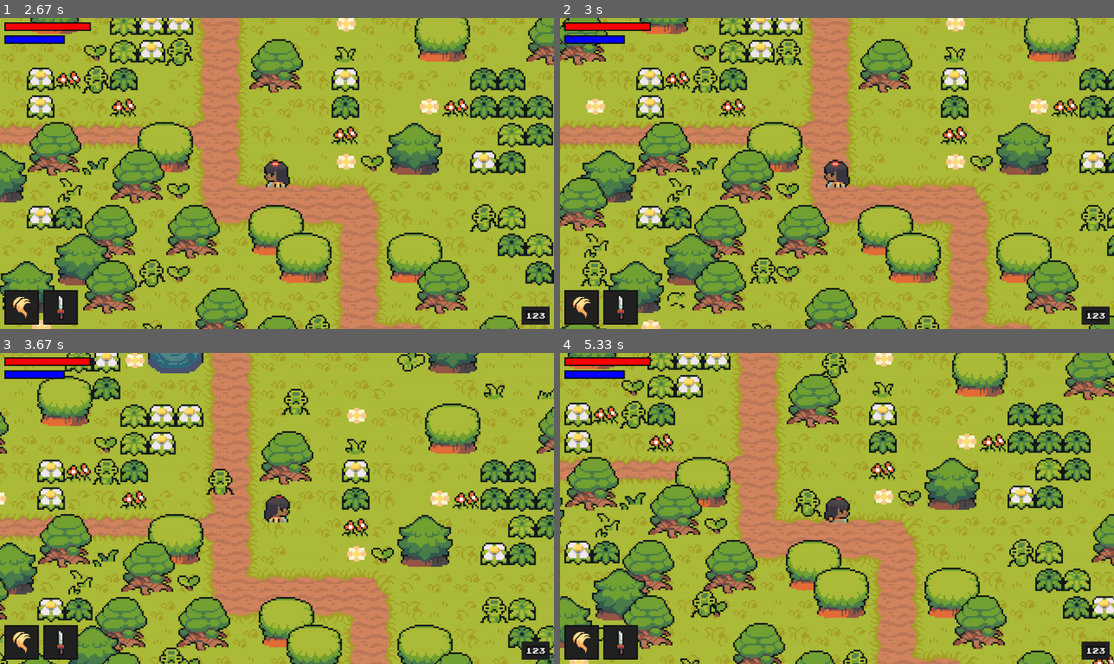
Above: before the commit, frames 1-4 (two rows, left to right).
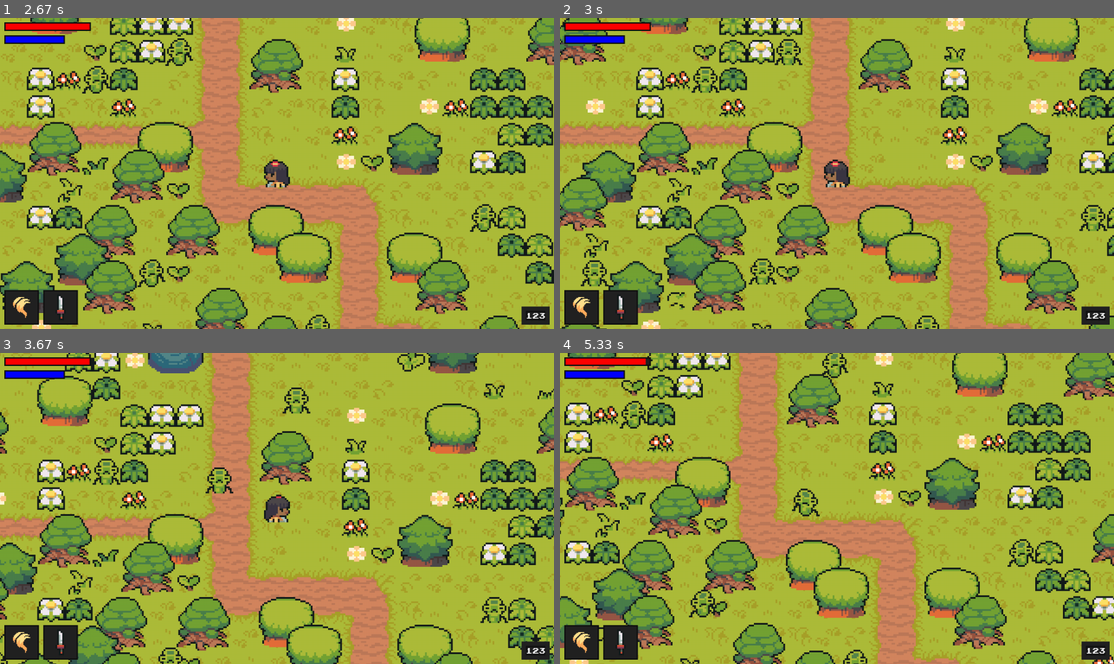
Above: after the commit, the same moments.

Repository: Umang-Lodaya/Zelda-PyGame
Game: pygame game, started from code/main.py
Same seed, same stepped clock (60 frames per second), same inputs: the game is played once before the commit and once after it.
Inputs:
- Up to frame 1 (2.67 s): hold Right 0.33-0.8 s; hold Up 0.83-1.13 s; hold Right 1.17-1.63 s; hold Left 1.67-2.2 s; hold Down 2.23-2.53 s; hold Left from 2.57 s (still down)
- Up to frame 2 (3 s): release Left at 2.97 s
- Up to frame 3 (3.67 s): hold Up 3-3.37 s; hold Right from 3.4 s (still down)
- Up to frame 4 (5.33 s): release Right at 4.03 s; hold Down 4.07-4.43 s; hold Left 4.47-4.93 s; hold Right from 4.97 s (still down)

Frame 1 is identical in both runs. In frame 2, 0.2% of the frame differs, in the area x 34-40%, y 77-86%; in frame 3, 0.5%; in frame 4, 0.9%, in the area x 15-53%, y 0-85%.

Commit message:
Added Player-Enemy Interaction

Diff:
--- a/code/enemy.py
+++ b/code/enemy.py
@@ -4,7 +4,7 @@
 from support import *
 
 class Enemy(Entity):
-    def __init__(self, monsterName, position, groups, obstaclesGroups):
+    def __init__(self, monsterName, position, groups, obstaclesGroups, damagePlayer):
         super().__init__(groups)
         self.sprite_type = 'enemy'
 
@@ -26,12 +26,17 @@
         self.RESISTANCE = MONSTER_INFO['resistance']
         self.ATTACK_RADIUS = MONSTER_INFO['attack_radius']
         self.NOTICE_RADIUS = MONSTER_INFO['notice_radius']
-        self.ATTACT_TYPE = MONSTER_INFO['attack_type']
+        self.ATTACK_TYPE = MONSTER_INFO['attack_type']
 
         # PLAYER INTERACTION
         self.CAN_ATTACK = True
         self.ATTACK_TIME = None
         self.ATTACK_COOLDOWN = 400
+
+        self.VULNARABLE = True
+        self.HIT_TIME = None
+        self.INVINCIBILITY_DURATION = 300
+        self.damagePlayer = damagePlayer
 
     def importGraphics(self, name):
         CHARACTER_PATH = f"graphics\monsters\{name}"
@@ -56,6 +61,7 @@
 
     def actions(self, player):
         if self.STATUS == "attack":
+            self.damagePlayer(self.ATTACK_DAMAGE, self.ATTACK_TYPE)
             self.ATTACK_TIME = pygame.time.get_ticks()
         elif self.STATUS == "move":
             self.directions = self.getPlayerInfo(player)[1]
@@ -85,17 +91,48 @@
         self.image = animation[int(self.FRAME_INDEX)]
         self.rect = self.image.get_rect(center = self.hitbox.center)
 
+        if not self.VULNARABLE:
+            alpha = self.waveValue()
+            self.image.set_alpha(alpha)
+        else:
+            self.image.set_alpha(255)
+
     def update(self):
+        self.hitReaction()
         self.move(self.SPEED)
         self.animate()
+        self.cooldown()
+        self.checkDeath()
 
     def cooldown(self):
+        CURRENT_TIME = pygame.time.get_ticks()
         if not self.CAN_ATTACK:
-            CURRENT_TIME = pygame.time.get_ticks()
             if CURRENT_TIME - self.ATTACK_TIME >= self.ATTACK_COOLDOWN:
                 self.CAN_ATTACK = True
 
+        if not self.VULNARABLE:
+            if CURRENT_TIME - self.HIT_TIME >= self.INVINCIBILITY_DURATION:
+                self.VULNARABLE = True
+
+
+    def getDamage(self, player, attack_type):
+        if self.VULNARABLE:
+            self.directions = self.getPlayerInfo(player)[1]
+            if attack_type == 'weapon':
+                self.HEALTH -= player.getWeaponDamage()
+            else:
+                pass
+            self.HIT_TIME = pygame.time.get_ticks()
+            self.VULNARABLE = False
+
+    def hitReaction(self):
+        if not self.VULNARABLE:
+            self.directions *= -self.RESISTANCE
+
+    def checkDeath(self):
+        if self.HEALTH <= 0:
+            self.kill()
+
     def enemyUpdate(self, player):
+        self.actions(player)
         self.getStatus(player)
-        self.actions(player)
-        self.cooldown()
--- a/code/entity.py
+++ b/code/entity.py
@@ -1,4 +1,5 @@
 import pygame
+from math import sin
 
 class Entity(pygame.sprite.Sprite):
     def __init__(self, groups):
@@ -24,6 +25,13 @@
                     elif self.directions.y < 0:  # UP
                         self.hitbox.top = sprite.hitbox.bottom
 
+    def waveValue(self):
+        value = sin(pygame.time.get_ticks())
+        if value >= 0:
+            return 255
+        return 0
+
+
     def move(self, speed):
         # TO MANAGE SPEED WHEN MOVING
         if self.directions.magnitude() != 0:
--- a/code/level.py
+++ b/code/level.py
@@ -19,6 +19,9 @@
         self.OBSTACLE_SPRITES = pygame.sprite.Group()
 
         self.currentAttack = None
+        self.ATTACK_SPRITE = pygame.sprite.Group()
+        self.ATTACKABLE_SPRITE = pygame.sprite.Group()
+
         self.createMap()
 
         # UI
@@ -48,7 +51,9 @@
                             Tile((x, y), [self.OBSTACLE_SPRITES], "invisible")
                         if style == "grass":
                             random_grass = choice(graphics["grass"])
-                            Tile((x, y), [self.VISIBLE_SPRITES, self.OBSTACLE_SPRITES], 'grass', random_grass)
+                            Tile((x, y),
+                                    [self.VISIBLE_SPRITES, self.OBSTACLE_SPRITES, self.ATTACKABLE_SPRITE],
+                                    'grass', random_grass)
                         if style == "object":
                             surf = graphics["objects"][int(col)]
                             Tile((x, y), [self.VISIBLE_SPRITES, self.OBSTACLE_SPRITES], 'object', surf)
@@ -61,12 +66,14 @@
                             else:
                                 monsters = {"390": "bamboo", "391": "spirit", "392": "raccoon"}
                                 name = monsters.get(col, "squid")
-                                Enemy(name, (x, y), [self.VISIBLE_SPRITES], self.OBSTACLE_SPRITES)
+                                Enemy(name, (x, y),
+                                        [self.VISIBLE_SPRITES, self.ATTACKABLE_SPRITE],
+                                        self.OBSTACLE_SPRITES, self.damagePlayer)
 
 
 
     def createAttack(self):
-        self.currentAttack = Weapon(self.PLAYER, [self.VISIBLE_SPRITES])
+        self.currentAttack = Weapon(self.PLAYER, [self.VISIBLE_SPRITES, self.ATTACK_SPRITE])
 
     def destroyAttack(self):
         if self.currentAttack:
@@ -76,11 +83,30 @@
     def createMagic(self, style, strength, cost):
         print(style, strength, cost)
 
+    def playerAttackLogic(self):
+        if self.ATTACK_SPRITE:
+            for attack in self.ATTACK_SPRITE:
+                collisions = pygame.sprite.spritecollide(attack, self.ATTACKABLE_SPRITE, False)
+                if collisions:
+                    for target in collisions:
+                        if target.sprite_type == 'grass':
+                            target.kill()
+                        else:
+                            target.getDamage(self.PLAYER, attack.sprite_type)
+
+    def damagePlayer(self, amount, type):
+        if self.PLAYER.VULNARABLE:
+            self.PLAYER.HEALTH -= amount
+            self.PLAYER.VULNARABLE = False
+            self.PLAYER.HIT_TIME = pygame.time.get_ticks()
+
+
     def run(self):
         self.VISIBLE_SPRITES.customDraw(self.PLAYER)
         self.VISIBLE_SPRITES.update()
         self.VISIBLE_SPRITES.enemyUpdate(self.PLAYER)
         self.ui.display(self.PLAYER)
+        self.playerAttackLogic()
         # debug(self.PLAYER.STATUS)
 
 class YSortCameraGroup(pygame.sprite.Group):
--- a/code/player.py
+++ b/code/player.py
@@ -45,6 +45,10 @@
         self.EXP = 123
         self.SPEED = self.STATS['speed']
 
+        self.VULNARABLE = True
+        self.HIT_TIME = None
+        self.INVULNARABILITY_DURATION = 500
+
 
     def getStatus(self):
         # IDLE
@@ -71,6 +75,11 @@
 
         self.image = animation[int(self.FRAME_INDEX)]
         self.rect = self.image.get_rect(center = self.hitbox.center)
+
+        if not self.VULNARABLE:
+            self.image.set_alpha(self.waveValue())
+        else:
+            self.image.set_alpha(255)
 
     def importPlayerAssets(self):
         CHARACTER_PATH = r"graphics\player"
@@ -114,6 +123,13 @@
                 self.ATTACKING = True
                 self.createAttack()
 
+            if KEYS[pygame.K_e] and self.CAN_SWITCH_WEAPON:
+                self.CAN_SWITCH_WEAPON = False
+                self.WEAPON_SWITCH_TIME = pygame.time.get_ticks()
+                self.WEAPON_INDEX += 1
+                self.WEAPON_INDEX %= len(WEAPONS_DATA)
+                self.WEAPON = list(WEAPONS_DATA.keys())[self.WEAPON_INDEX]
+
             # MAGIC INPUT
             if KEYS[pygame.K_LSHIFT]:
                 self.ATTACK_TIME = pygame.time.get_ticks()
@@ -122,13 +138,6 @@
                 strength = MAGIC_DATA[self.MAGIC]['strength'] + self.STATS["magic"]
                 cost = MAGIC_DATA[self.MAGIC]['cost']
                 self.createMagic(style, strength, cost)
-
-            if KEYS[pygame.K_e] and self.CAN_SWITCH_WEAPON:
-                self.CAN_SWITCH_WEAPON = False
-                self.WEAPON_SWITCH_TIME = pygame.time.get_ticks()
-                self.WEAPON_INDEX += 1
-                self.WEAPON_INDEX %= len(WEAPONS_DATA)
-                self.WEAPON = list(WEAPONS_DATA.keys())[self.WEAPON_INDEX]
 
             if KEYS[pygame.K_q] and self.CAN_SWITCH_MAGIC:
                 self.CAN_SWITCH_MAGIC = False
@@ -139,7 +148,7 @@
 
     def cooldowns(self):
         CURRENT_TIME = pygame.time.get_ticks()
-        if self.ATTACKING and self.ATTACK_COOLDOWN <= (CURRENT_TIME - self.ATTACK_TIME):
+        if self.ATTACKING and (self.ATTACK_COOLDOWN + WEAPONS_DATA[self.WEAPON]["cooldown"]) <= (CURRENT_TIME - self.ATTACK_TIME):
             self.ATTACKING = False
             self.destroyAttack()
 
@@ -149,6 +158,14 @@
         if not self.CAN_SWITCH_MAGIC and self.SWITCH_COOLDOWN <= (CURRENT_TIME - self.MAGIC_SWITCH_TIME):
             self.CAN_SWITCH_MAGIC = True
 
+        if not self.VULNARABLE and self.INVULNARABILITY_DURATION <= (CURRENT_TIME - self.HIT_TIME):
+            self.VULNARABLE = True
+
+    def getWeaponDamage(self):
+        base = self.STATS["attack"]
+        weapon = WEAPONS_DATA[self.WEAPON]["damage"]
+        return base + weapon
+
     def update(self):
         self.input()
         self.cooldowns()
--- a/code/tile.py
+++ b/code/tile.py
@@ -12,6 +12,7 @@
     ):
         super().__init__(groups)
         self.image = surface
+        self.sprite_type = sprite_type
         if sprite_type == "object":
             self.rect = self.image.get_rect(
                 topleft=(position[0], position[1] - TILE_SIZE)
--- a/code/weapon.py
+++ b/code/weapon.py
@@ -4,6 +4,7 @@
     def __init__(self, player, groups):
         super().__init__(groups)
         direction = player.STATUS.split("_")[0]
+        self.sprite_type = 'weapon'
 
         # GRAPHIC
         path = f"graphics/weapons/{player.WEAPON}/{direction}.png"
